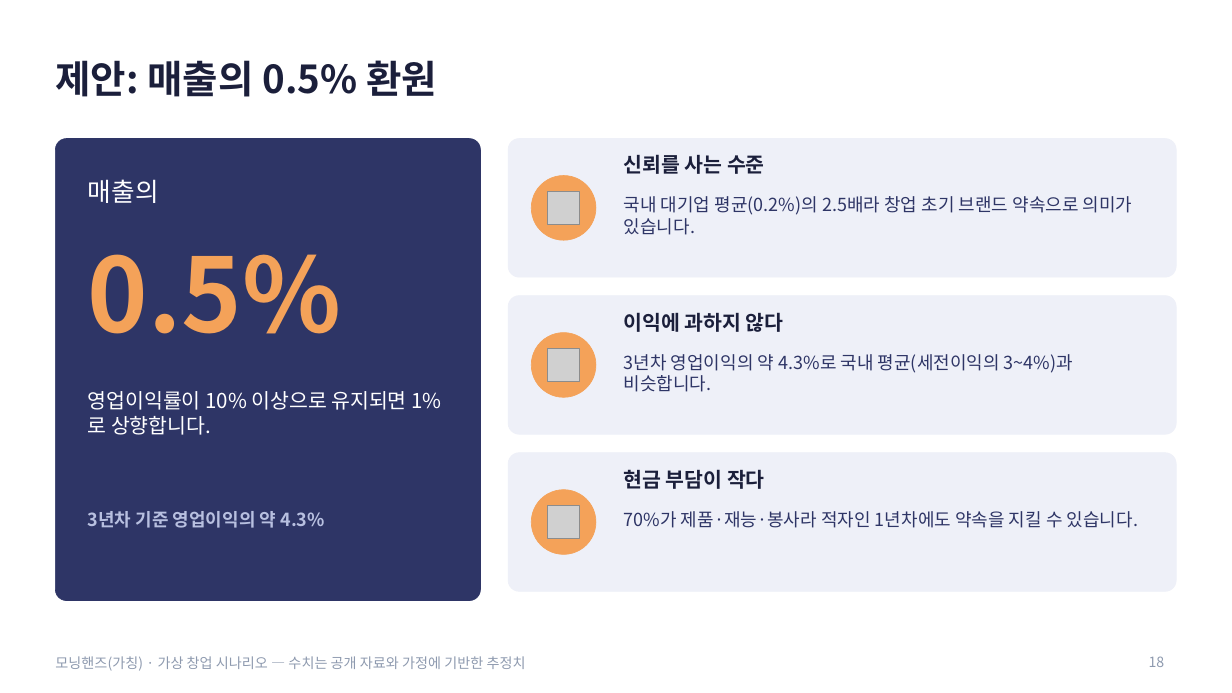
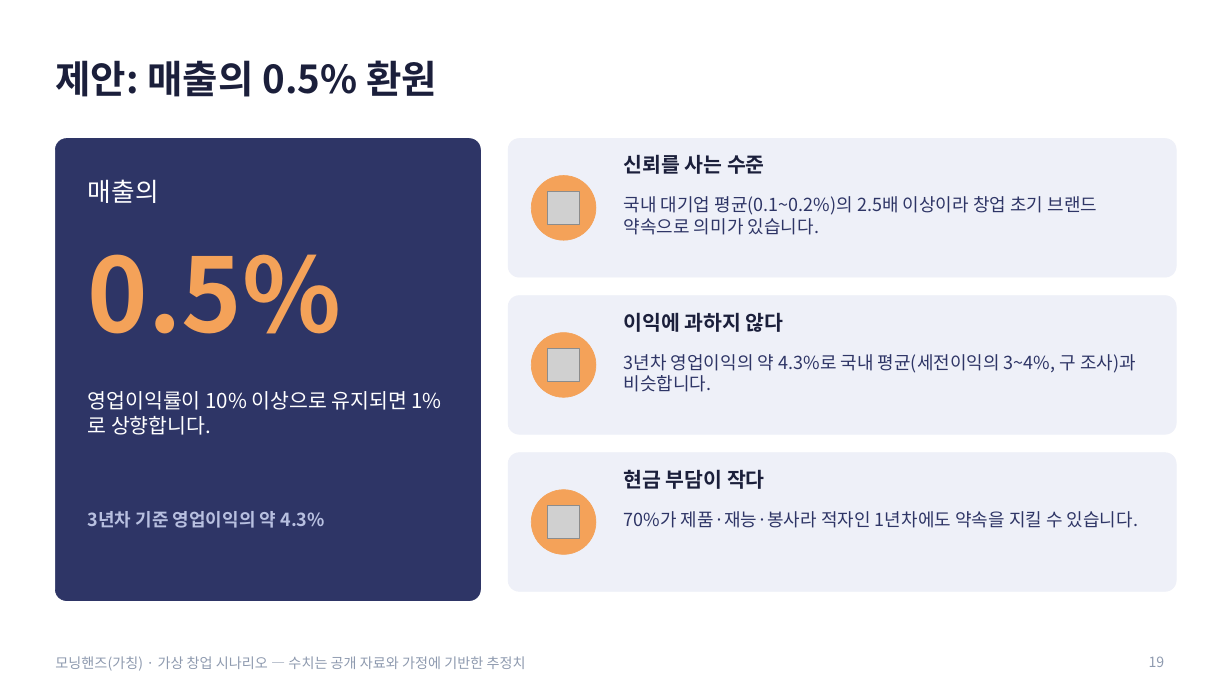
Before and after one commit to g975682-source/-, a slide deck: slide 19 of MorningHands_Business_Analysis.pptx (slide 18 before the commit). Drawn at 1232x693 pixels with LibreOffice and Linux fonts; fonts in the diff are those of the drawing; grey boxes stand for pictures. Boxes give left, top, right and bottom in pixels: in the first picture for what was removed or moved away, otherwise in the second. Text is boxed around its words. In the diff, an @@ line names an element or a change of style, - is before the commit and + after.

```diff
--- a/MorningHands_Business_Analysis.pptx
+++ b/MorningHands_Business_Analysis.pptx
@@ text at [624,196,1098,235]: text changed @@
-국내 대기업 평균(0.2%)의 2.5배라 창업 초기 브랜드 약속으로 의미가 있습니다.
+국내 대기업 평균(0.1~0.2%)의 2.5배 이상이라 창업 초기 브랜드 약속으로 의미가 있습니다.
@@ text at [624,354,1136,392]: text changed @@
-3년차 영업이익의 약 4.3%로 국내 평균(세전이익의 3~4%)과 비슷합니다.
+3년차 영업이익의 약 4.3%로 국내 평균(세전이익의 3~4%, 구 조사)과 비슷합니다.
```
Also in this commit, not shown: 7 other slides changed, 3 slides added.
